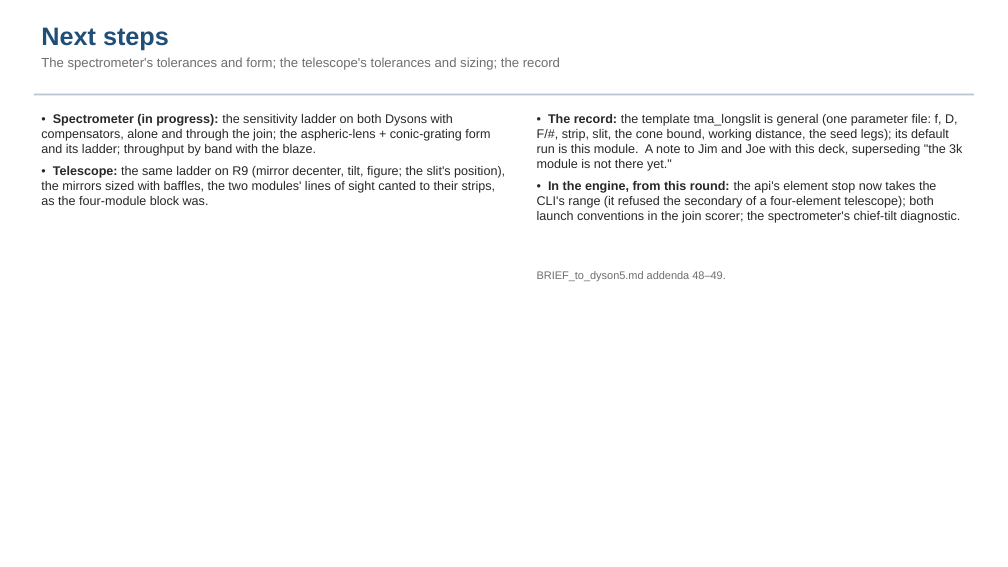
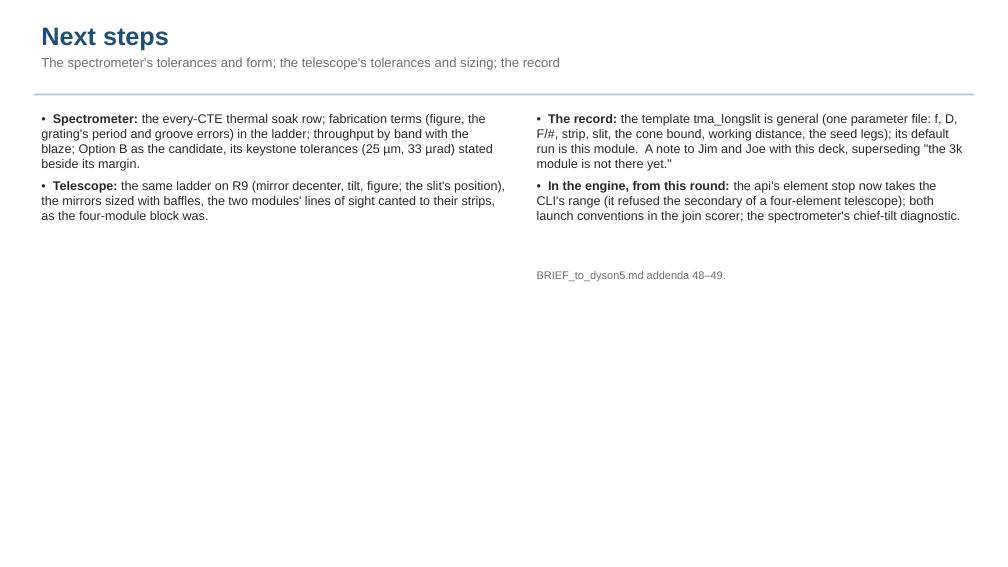
Before and after one commit to nasa-jpl/macos, a slide deck: slide 15 of demo_session/deck_dyson_3k.pptx. Drawn at 1008x567 pixels with LibreOffice and Linux fonts; fonts in the diff are those of the drawing. Boxes give left, top, right and bottom in pixels: in the first picture for what was removed or moved away, otherwise in the second. Text is boxed around its words. In the diff, an @@ line names an element or a change of style, - is before the commit and + after.

```diff
--- a/demo_session/deck_dyson_3k.pptx
+++ b/demo_session/deck_dyson_3k.pptx
@@ text at (x1=41, y1=114, x2=493, y2=171): text changed @@
-• Spectrometer (in progress): the sensitivity ladder on both Dysons with compensators, alone and through the join; the aspheric-lens + conic-grating form and its ladder; throughput by band with the blaze.
+• Spectrometer: the every-CTE thermal soak row; fabrication terms (figure, the grating's period and groove errors) in the ladder; throughput by band with the blaze; Option B as the candidate, its keystone tolerances (25 µm, 33 µrad) stated beside its margin.
```
Also in this commit, not shown: 4 other slides changed, 1 slide added, 3 other files.
